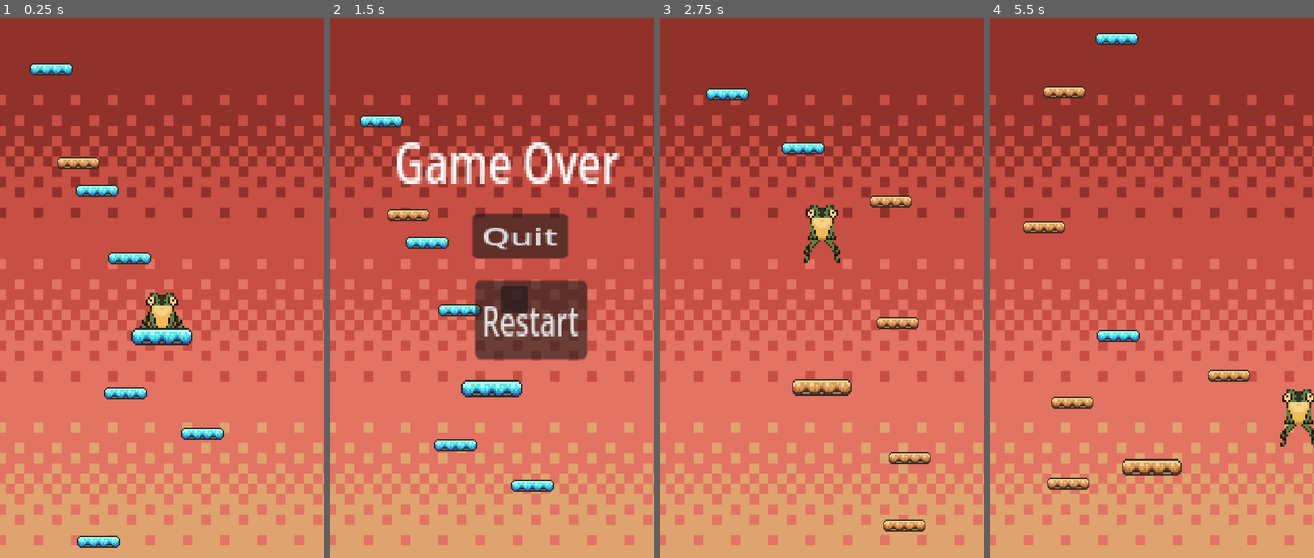
Above: before the commit, frames 1-4 (left to right).
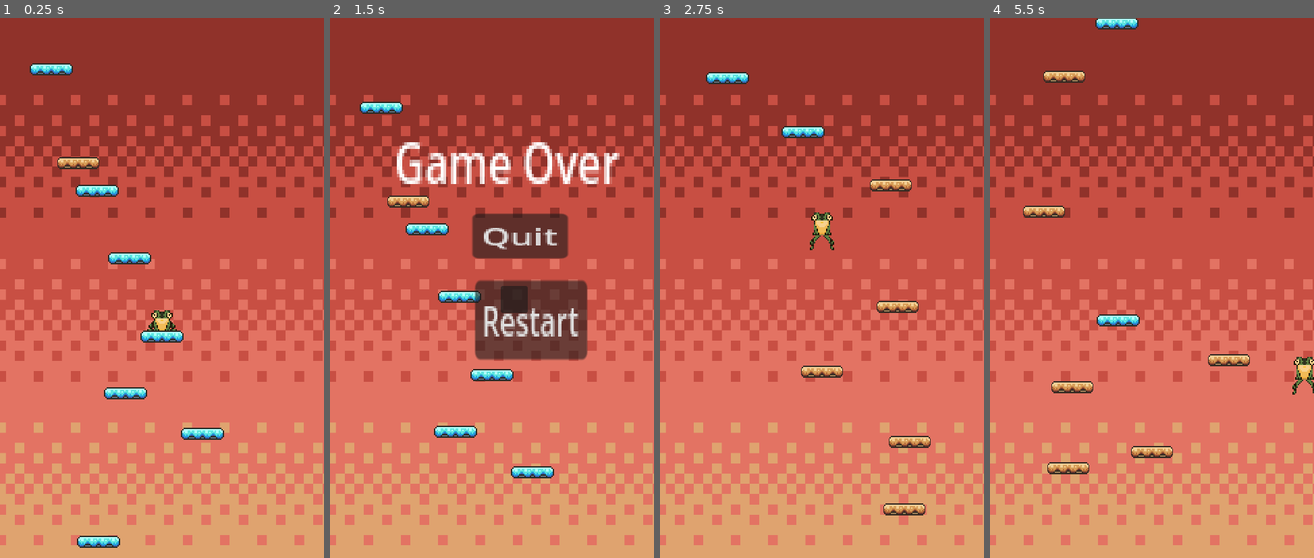
Above: after the commit, the same moments.

Repository: stefko-jam/Game_Jam
Game: Godot game, scene res://scenes/game.tscn
Same seed, same stepped clock (60 frames per second), same inputs: the game is played once before the commit and once after it.
Inputs:
- Up to frame 1 (0.25 s): no input
- Up to frame 2 (1.5 s): hold D (right) from 0.53 s (still down)
- Up to frame 3 (2.75 s): release D (right) at 2 s; click "Restart" at 2 s
- Up to frame 4 (5.5 s): hold A (left) 2.78-3.5 s; click "Restart" at 3.5 s; hold D (right) from 4.28 s (still down)

The runs differ from the first frame. In frame 1, 1.1% of the frame differs, in the area x 40-60%, y 50-61%; in frame 2, 4.3%; in frame 3, 4.7%; in frame 4, 5.6%, in the area x 10-100%, y 0-88%.

Commit message:
size frog adjusted to original size

Diff:
--- a/scenes/game.tscn
+++ b/scenes/game.tscn
@@ -36,7 +36,6 @@
 
 [node name="Player" parent="." instance=ExtResource("2_lnu2h")]
 position = Vector2(-1, -28)
-scale = Vector2(1.51883, 1.51883)
 
 [node name="Camera2D" type="Camera2D" parent="Player"]
 scale = Vector2(-2.52921, 0.479767)
@@ -49,7 +48,7 @@
 scale = Vector2(0.357332, 0.979668)
 
 [node name="CollisionShape2D" type="CollisionShape2D" parent="Player/Camera2D/killzone"]
-position = Vector2(0.790761, 418.953)
+position = Vector2(3.6974, 592.587)
 shape = SubResource("WorldBoundaryShape2D_iywne")
 
 [node name="LeftBoundary" type="StaticBody2D" parent="."]
@@ -105,7 +104,6 @@
 
 [node name="Platform" parent="." instance=ExtResource("1_yqjtg")]
 position = Vector2(-1, 8)
-scale = Vector2(1.41707, 1.41707)
 
 [connection signal="pressed" from="GameOver/Panel/Quit" to="GameOver" method="_on_quit_pressed"]
 [connection signal="pressed" from="GameOver/Panel/Restart" to="GameOver" method="_on_restart_pressed"]
Not shown, added: scripts/platform_base.gd.uid
